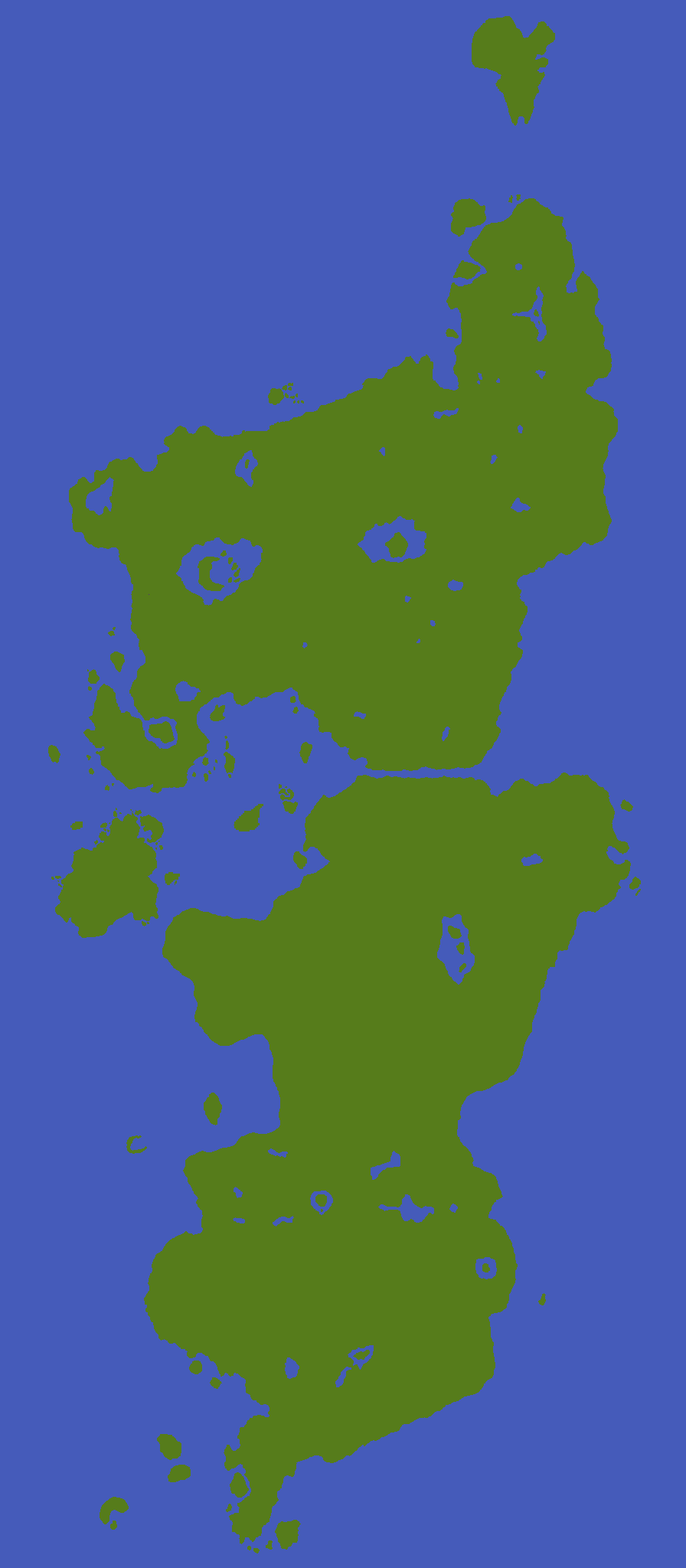
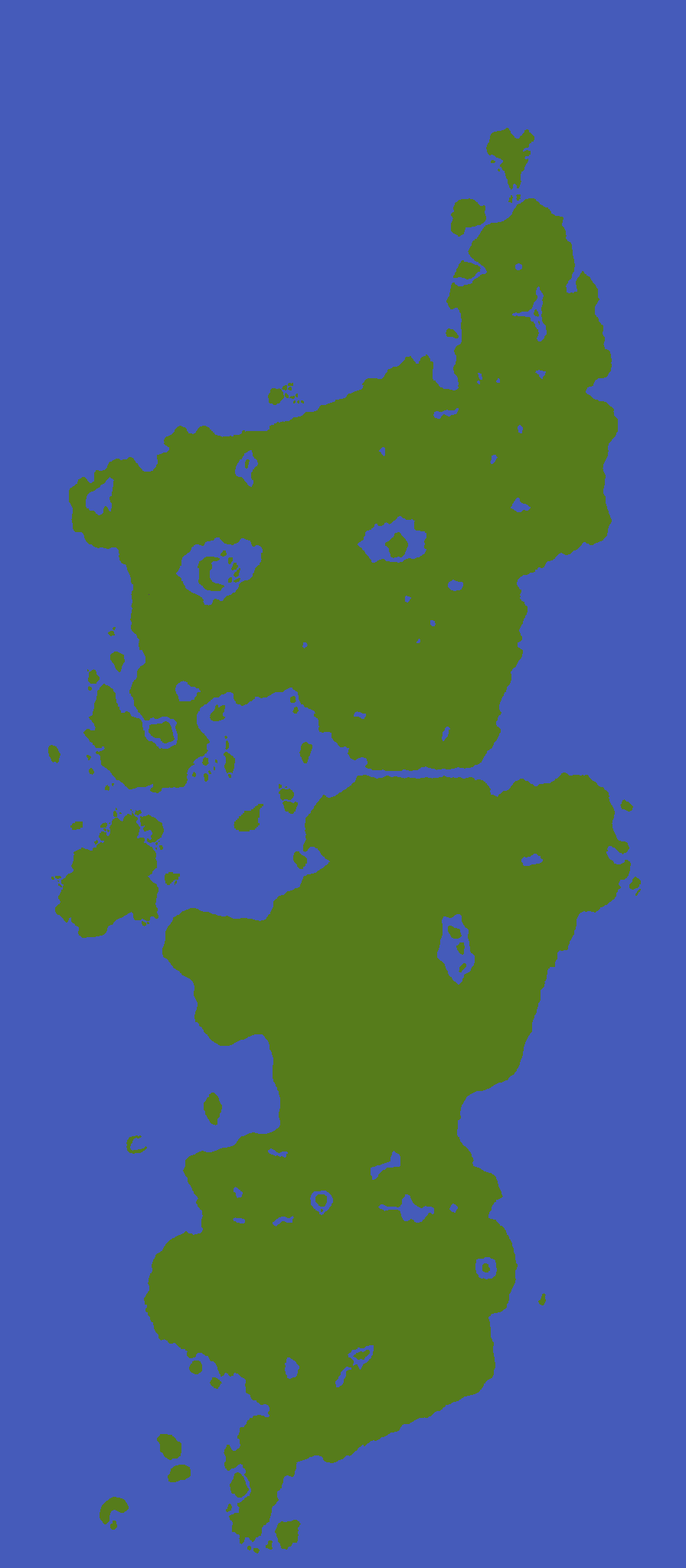
Comparing the layer stacks of the two w=686, h=1568 images. Changes:
painted on "Background" over left=280, top=16, right=556, bottom=798
